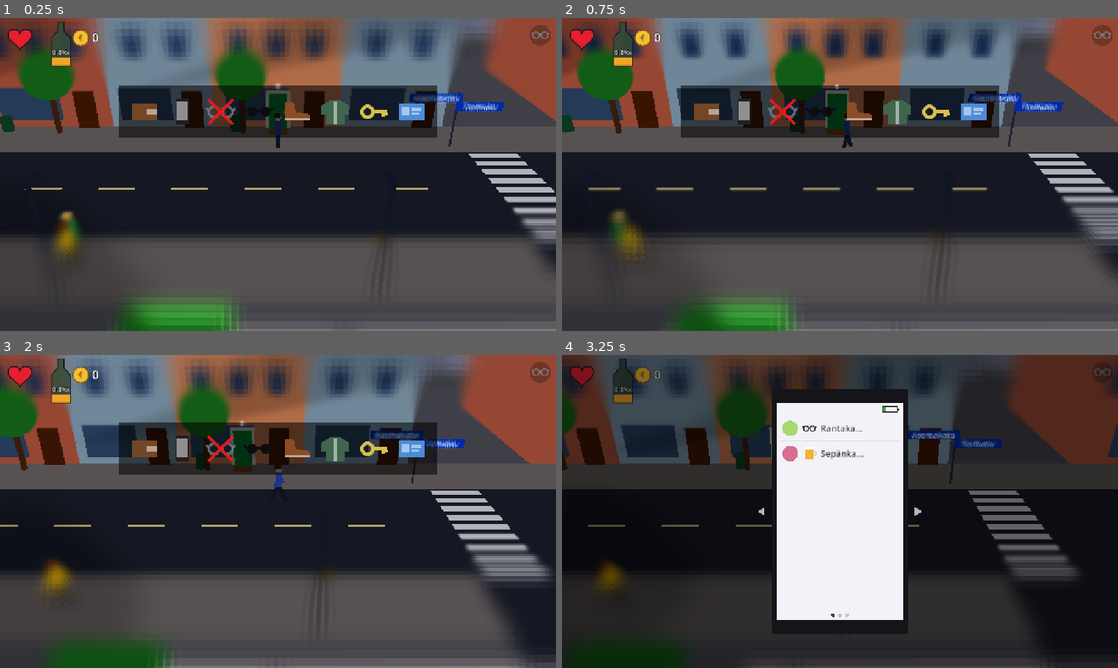
Above: before the commit, frames 1-4 (two rows, left to right).
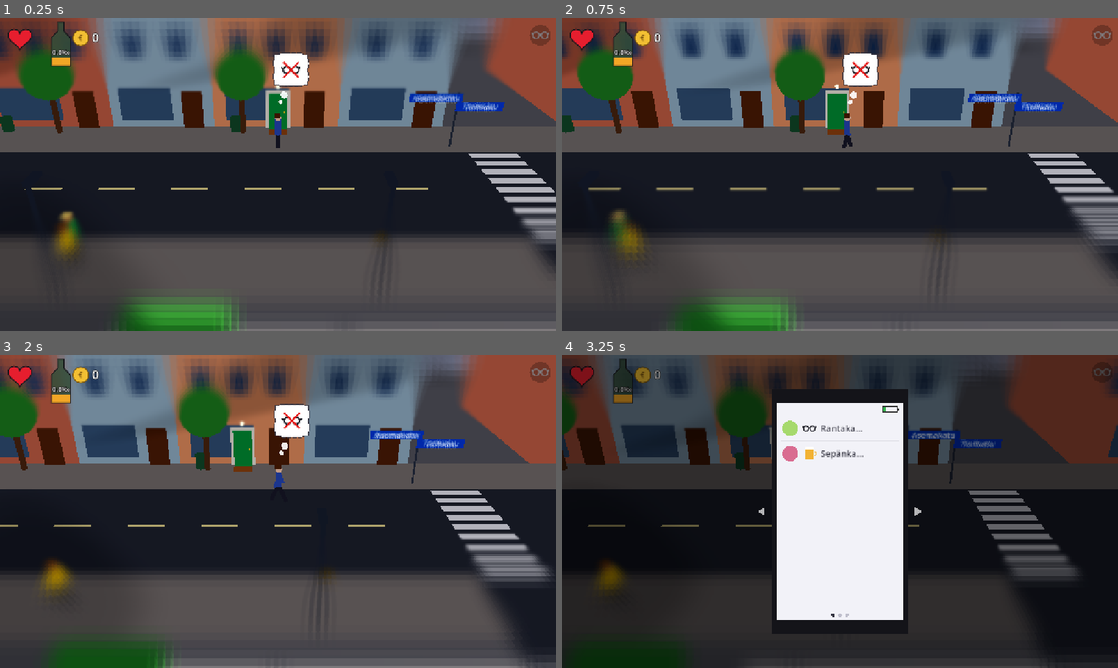
Above: after the commit, the same moments.

Repository: Ecculi/GoodMorningMoonshine
Game: Godot game, scene res://scenes/main.tscn
The game is run twice, just before and just after one commit, with the same random seed, the same clock (stepped at 60 frames per second) and the same inputs.
Inputs:
- Up to frame 1 (0.25 s): no input
- Up to frame 2 (0.75 s): tap Enter at 0.5 s; hold Right (move_right) from 0.53 s (still down); hold Space (action) from 0.53 s (still down)
- Up to frame 3 (2 s): release Right (move_right) at 1.28 s; release Space (action) at 1.28 s; hold Down (move_down) from 1.28 s (still down); tap Z at 1.35 s
- Up to frame 4 (3.25 s): release Down (move_down) at 2.03 s; hold Right (move_right) 2.03-2.78 s; tap Enter at 2.1 s; hold Up (move_up) from 2.78 s (still down); tap Space (action) at 2.85 s

The runs differ from the first frame. In frame 1, 10% of the frame differs, in the area x 21-79%, y 10-39%; in frame 2, 10%; in frame 3, 9.9%; in frame 4, nothing differs.

Commit message:
Morning thought bubble with only the lost items, gone after ~5 m walk
Co-Authored-By: Claude Opus 5.5 <noreply@anthropic.com>
Claude-Session: https://claude.ai/code/session_014p1PebUFuQA4D9T8dUNWSx

Diff:
--- a/scripts/hud.gd
+++ b/scripts/hud.gd
@@ -1,7 +1,8 @@
 extends Control
 
 const LostItems = preload("res://scripts/lost_items.gd")
-const POCKET_TIME := 2.4
+## The morning thought bubble stays until the player has walked this far.
+const BUBBLE_WALK := 5.0
 ## Health heart (colour drains away, no number), alcohol in per mille
 ## inside a bottle icon, money, throw charge, and the full-screen cards
 ## for day changes and death (newspaper headline).
@@ -14,7 +15,9 @@
 
 var _hurt := 0.0
 var _fade := 0.0
-var _pocket_t := 0.0
+var _bubble_on := false
+var _bubble_walked := 0.0
+var _bubble_last := Vector3.ZERO
 ## Belongings that were missing this morning (found ones turn coloured).
 var _today: Array = []
 
@@ -42,7 +45,10 @@
 ## Morning: the character pats their pockets; missing things are crossed out.
 func show_pocket_check() -> void:
 	_today = GameState.lost.duplicate()
-	_pocket_t = POCKET_TIME
+	_bubble_on = not _today.is_empty()
+	_bubble_walked = 0.0
+	if main != null and main.player != null:
+		_bubble_last = main.player.position
 
 
 ## Quick fade from black when the view changes to another block.
@@ -53,7 +59,14 @@
 func _process(delta: float) -> void:
 	_hurt = maxf(0.0, _hurt - delta)
 	_fade = maxf(0.0, _fade - delta * 4.0)
-	_pocket_t = maxf(0.0, _pocket_t - delta)
+	if _bubble_on and main != null and main.player != null:
+		var p: Vector3 = main.player.position
+		var d := Vector2(p.x - _bubble_last.x, p.z - _bubble_last.z).length()
+		if d < 2.0:  # ignore jumps when the view changes
+			_bubble_walked += d
+		_bubble_last = p
+		if _bubble_walked >= BUBBLE_WALK:
+			_bubble_on = false
 	card_time += delta
 	queue_redraw()
 
@@ -71,7 +84,7 @@
 	_draw_coin(Vector2(186, 46), GameState.money, font)
 	_draw_charge()
 	_draw_lost_list(vs)
-	if _pocket_t > 0.0 and mode == "" and GameState.modal == "":
+	if _bubble_on and mode == "" and GameState.modal == "":
 		_draw_pocket_check(vs)
 
 	if mode == "day":
@@ -228,20 +241,43 @@
 		x -= size + 12.0
 
 
+## Morning: a thought bubble above the character's head with the things
+## that are missing (crossed out). Fades during the last metre of walking.
 func _draw_pocket_check(vs: Vector2) -> void:
-	var a := clampf(_pocket_t / 0.4, 0.0, 1.0)
-	var ids: Array = LostItems.IDS
-	var size := 70.0
-	var gap := 18.0
-	var total := ids.size() * size + (ids.size() - 1) * gap
-	var r := Rect2(Vector2((vs.x - total) * 0.5 - 24, vs.y * 0.3 - 60), Vector2(total + 48, 120))
-	draw_rect(r, Color(0, 0, 0, 0.55 * a))
-	for i in ids.size():
-		var id: String = ids[i]
-		var c := Vector2(r.position.x + 24 + size * 0.5 + i * (size + gap), r.get_center().y)
-		var missing := _today.has(id)
-		LostItems.draw_icon(self, id, c, size, "lost" if missing else "own")
-		if missing:
-			var red := Color(0.9, 0.1, 0.1, a)
-			draw_line(c - Vector2(size, size) * 0.4, c + Vector2(size, size) * 0.4, red, 6.0, true)
-			draw_line(c + Vector2(-size, size) * 0.4, c + Vector2(size, -size) * 0.4, red, 6.0, true)
+	var head: Vector3 = main.player.global_position + Vector3(0, 2.3, 0)
+	if main.camera.is_position_behind(head):
+		return
+	var a := clampf((BUBBLE_WALK - _bubble_walked) / 1.0, 0.0, 1.0)
+	var anchor: Vector2 = main.camera.unproject_position(head)
+	var size := 46.0
+	var gap := 12.0
+	var w := _today.size() * size + (_today.size() - 1) * gap + 36.0
+	var h := size + 30.0
+	var center := anchor + Vector2(30, -h * 0.5 - 46)
+	center.x = clampf(center.x, w * 0.5 + 8, vs.x - w * 0.5 - 8)
+	center.y = maxf(center.y, h * 0.5 + 8)
+	var white := Color(1, 1, 1, 0.92 * a)
+	var edge := Color(0.2, 0.2, 0.25, 0.8 * a)
+	# Small trailing bubbles from the head.
+	draw_circle(anchor + Vector2(6, -10), 5.0, white)
+	draw_circle(anchor + Vector2(14, -26), 8.0, white)
+	# Cloud: rounded body made of overlapping circles.
+	var r := Rect2(center - Vector2(w, h) * 0.5, Vector2(w, h))
+	var bumps := maxi(3, int(w / 34.0))
+	for i in bumps + 1:
+		var x := lerpf(r.position.x + h * 0.3, r.end.x - h * 0.3, float(i) / bumps)
+		draw_circle(Vector2(x, r.position.y + h * 0.3), h * 0.32, edge)
+		draw_circle(Vector2(x, r.end.y - h * 0.3), h * 0.32, edge)
+	draw_rect(r.grow(-2.0), edge)
+	for i in bumps + 1:
+		var x := lerpf(r.position.x + h * 0.3, r.end.x - h * 0.3, float(i) / bumps)
+		draw_circle(Vector2(x, r.position.y + h * 0.3), h * 0.32 - 2.0, white)
+		draw_circle(Vector2(x, r.end.y - h * 0.3), h * 0.32 - 2.0, white)
+	draw_rect(r.grow(-4.0), white)
+	for i in _today.size():
+		var id: String = _today[i]
+		var c := Vector2(r.position.x + 18 + size * 0.5 + i * (size + gap), center.y)
+		LostItems.draw_icon(self, id, c, size, "own")
+		var red := Color(0.9, 0.1, 0.1, a)
+		draw_line(c - Vector2(size, size) * 0.38, c + Vector2(size, size) * 0.38, red, 4.0, true)
+		draw_line(c + Vector2(-size, size) * 0.38, c + Vector2(size, -size) * 0.38, red, 4.0, true)
Not shown, changed: DESIGN.md
